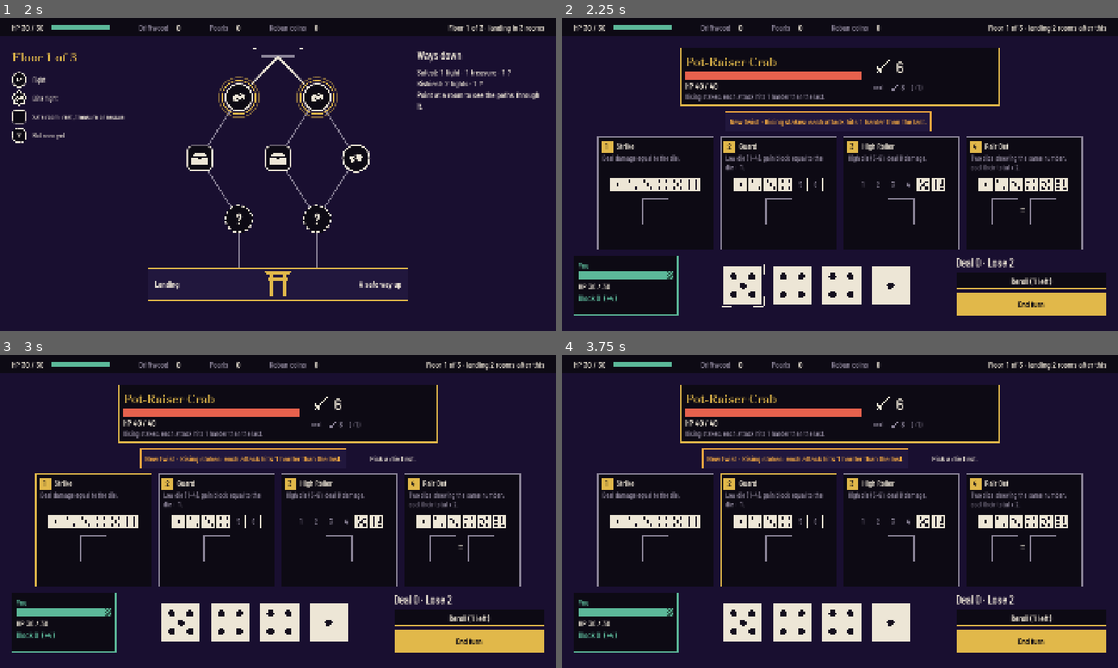
Above: before the commit, frames 1-4 (two rows, left to right).
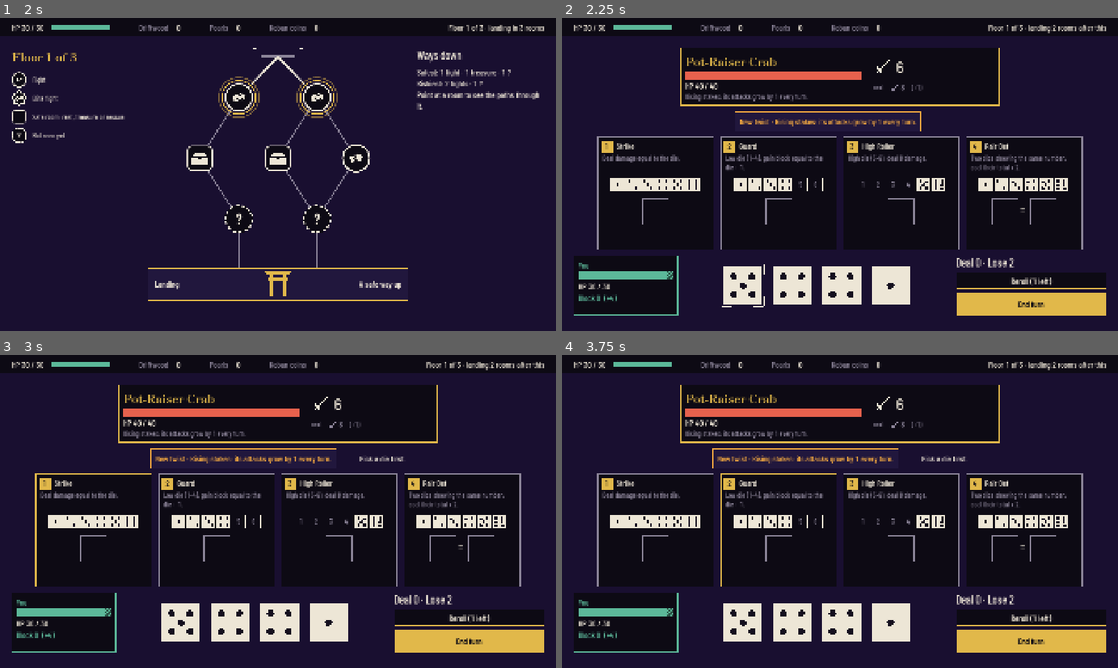
Above: after the commit, the same moments.

Repository: vantaloomin/saikoro-bay
Game: Godot game, scene res://game/boot/boot.tscn
Two runs of this game, one before a commit and one after it. Both use one fixed random seed, a clock stepped at 60 frames per second and the inputs below.
Inputs (mouse positions are in pixels of both pictures, inside the frame that each line leads up to):
- Up to frame 1 (2 s): click "Go down" at 0.5 s; click "Go down" at 1.25 s
- Up to frame 2 (2.25 s): tap Enter (ui_accept) at 2 s; drag from (801, 96) to (895, 105) at 2.02 s
- Up to frame 3 (3 s): click (94, 530) at 2.77 s
- Up to frame 4 (3.75 s): click (778, 530) at 3.52 s

Frame 1 is identical in both runs. In frame 2, 0.7% of the frame differs, in the area x 29-67%, y 24-37%; in frame 3, 0.8%, in the area x 25-75%, y 24-37%; in frame 4, 0.8%.

Commit message:
Enemies: say Rising stakes grows every turn, which is the rule
From Imogen's audit of #32: attacks rise by the turn index on top of the
cycle (6, 8, 8, 10), so the twist text now says they grow by 1 every
turn.

Diff:
--- a/data/enemies.json
+++ b/data/enemies.json
@@ -25,7 +25,7 @@
 		{
 			"id": "pot_raiser_crab", "name": "Pot-Raiser Crab", "tier": "regular", "hp": 40,
 			"intents": ["attack:6", "attack:7"],
-			"twist": "rising_stakes", "twist_text": "Rising stakes: each attack hits 1 harder than the last."
+			"twist": "rising_stakes", "twist_text": "Rising stakes: its attacks grow by 1 every turn."
 		},
 		{
 			"id": "pit_boss_octopus", "name": "Pit Boss Octopus", "tier": "elite", "hp": 46,
--- a/sim/fight/fight.gd
+++ b/sim/fight/fight.gd
@@ -222,8 +222,8 @@
 	return _raised(_intents[(intent_index + 1) % _intents.size()], intent_index + 1)
 
 
-## Rising stakes: each attack is 1 bigger than the one before it, so the
-## n-th intent (from 0) attacks for n more. Other twists leave it as is.
+## Rising stakes: attacks grow by 1 every turn, on top of the cycle, so
+## the n-th intent (from 0) attacks for n more. Other twists leave it as is.
 func _raised(intent: Dictionary, index: int) -> Dictionary:
 	if twist != "rising_stakes" or not intent.has("attack") or index <= 0:
 		return intent
